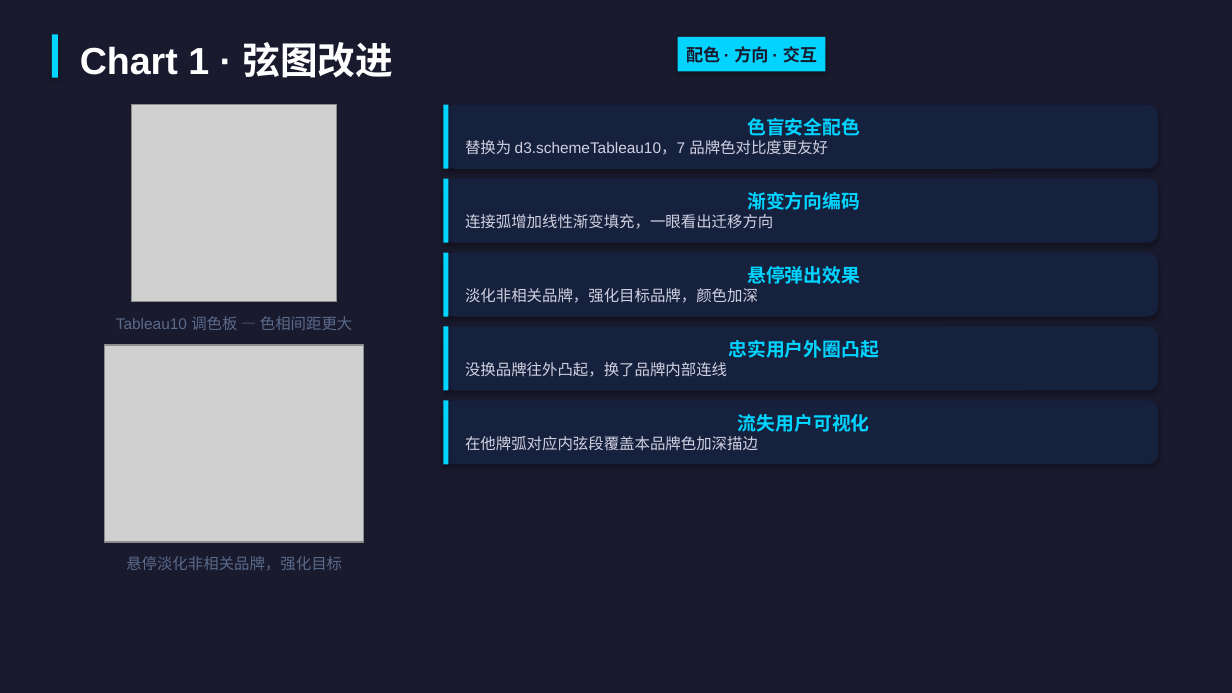
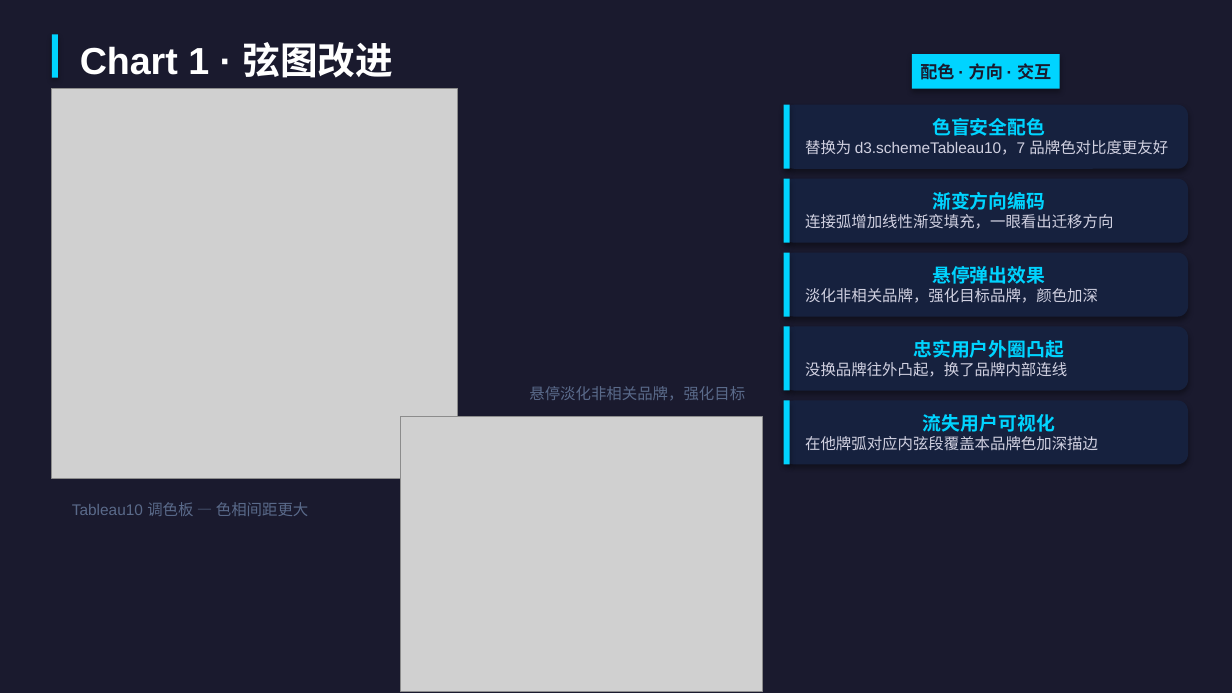
Before and after one commit to STU-VAD/Assignment-2, a slide deck: slide 4 of ppt/数据可视化作业汇报.pptx. Drawn at 1232x693 pixels with LibreOffice and Linux fonts; fonts in the diff are those of the drawing; grey boxes stand for pictures. Boxes give left, top, right and bottom in pixels: in the first picture for what was removed or moved away, otherwise in the second. Text is boxed around its words. In the diff, an @@ line names an element or a change of style, - is before the commit and + after.

```diff
--- a/ppt/数据可视化作业汇报.pptx
+++ b/ppt/数据可视化作业汇报.pptx
@@ rectangle "配色 · 方向 · 交互": place and size @@
-rectangle "配色 · 方向 · 交互" at [678, 37, 825, 71]
+rectangle "配色 · 方向 · 交互" at [912, 54, 1060, 89]
@@ picture: place and size @@
-picture at [132, 105, 338, 302]
+picture at [52, 89, 457, 478]
@@ rounded rectangle "色盲安全配色": place and size @@
-rounded rectangle "色盲安全配色" at [444, 105, 1158, 169]
+rounded rectangle "色盲安全配色" at [784, 105, 1188, 169]
@@ rounded rectangle "渐变方向编码": place and size @@
-rounded rectangle "渐变方向编码" at [444, 179, 1158, 243]
+rounded rectangle "渐变方向编码" at [784, 179, 1188, 243]
@@ rounded rectangle "悬停弹出效果": place and size @@
-rounded rectangle "悬停弹出效果" at [444, 253, 1158, 317]
+rounded rectangle "悬停弹出效果" at [784, 253, 1188, 317]
@@ rounded rectangle "忠实用户外圈凸起": place and size @@
-rounded rectangle "忠实用户外圈凸起" at [444, 326, 1158, 391]
+rounded rectangle "忠实用户外圈凸起" at [784, 326, 1188, 391]
@@ text "悬停淡化非相关品牌，强化目标": place and size @@
-text "悬停淡化非相关品牌，强化目标" at [126, 556, 342, 571]
+text "悬停淡化非相关品牌，强化目标" at [529, 386, 745, 400]
@@ picture: place and size @@
-picture at [105, 345, 365, 542]
+picture at [400, 416, 763, 691]
@@ proportions changed in 5 elements at [784, 105, 1188, 169], [784, 179, 1188, 243], [784, 253, 1188, 317], [784, 326, 1188, 391], [784, 400, 1188, 464] @@
@@ rounded rectangle "流失用户可视化": place and size @@
-rounded rectangle "流失用户可视化" at [444, 400, 1158, 464]
+rounded rectangle "流失用户可视化" at [784, 400, 1188, 464]
@@ 5 rectangles: place and size @@
-5 rectangles at [444, 105, 448, 464]
+5 rectangles at [784, 105, 790, 464]
@@ text "Tableau10 调色板 — 色相间距更大": place and size @@
-text "Tableau10 调色板 — 色相间距更大" at [116, 316, 352, 330]
+text "Tableau10 调色板 — 色相间距更大" at [72, 502, 308, 516]
```
Also in this commit, not shown: 12 other slides changed, 2 other files.
